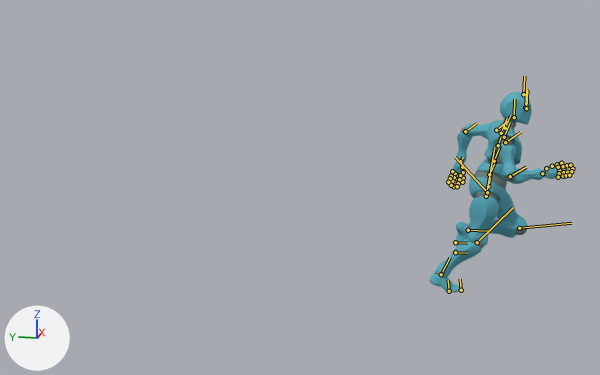
Renders of the FBX model GarryOlinda_P03/Assets/Animations/ybot@Running.fbx from each side of a commit.
Both versions are drawn from a 50 mm lens placed at (-6.81, -3.39, 2.54), pointed at (0.02, -2.02, 0.83). The lights are fixed; the arrows at lower left show +X, +Y and +Z. Both versions are drawn at frame 20 of the action 'mixamo.com'; the numbers are the values there. The bones that bend it are drawn over the model as lines.

In view in the first picture: 'Alpha_Joints', 'Alpha_Surface'.
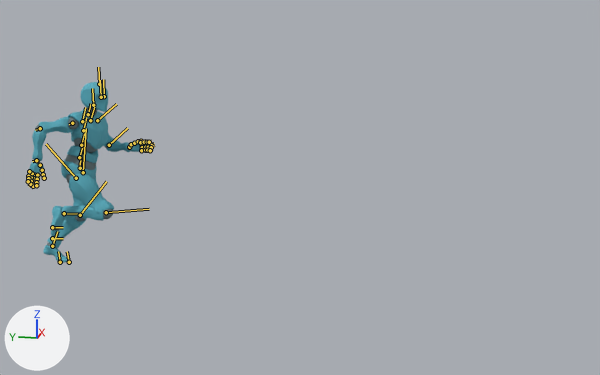
What differs and where, as boxes (x1, y1, x2, y2) in the pictures (600 x 375 px):
'Alpha_Surface', posed (13% narrower, 10% shorter)
    before: (429, 92, 573, 293)
    after: (27, 82, 152, 263)
'Alpha_Joints', posed (10% narrower)
    before: (435, 119, 569, 277)
    after: (28, 107, 149, 263)
bone 'mixamorig:Hips', root to tip
    before: (488, 186) to (491, 173)
    after: (80, 168) to (80, 156)
bone 'mixamorig:Spine', root to tip
    before: (489, 174) to (495, 161)
    after: (79, 157) to (83, 145)
bone 'mixamorig:Spine1', root to tip
    before: (494, 161) to (500, 146)
    after: (81, 145) to (85, 131)
bone 'mixamorig:Spine2', root to tip
    before: (498, 145) to (503, 131)
    after: (83, 130) to (86, 117)
bone 'mixamorig:Neck', root to tip
    before: (505, 128) to (510, 115)
    after: (88, 114) to (91, 103)
bone 'mixamorig:Head', root to tip
    before: (514, 117) to (514, 99)
    after: (93, 105) to (92, 88)
bone 'mixamorig:LeftShoulder', root to tip
    before: (501, 133) to (507, 118)
    after: (90, 120) to (94, 107)
bone 'mixamorig:LeftArm', root to tip
    before: (496, 130) to (507, 121)
    after: (97, 120) to (116, 104)
bone 'mixamorig:LeftForeArm', root to tip
    before: (465, 131) to (477, 123)
    after: (109, 145) to (127, 128)
bone 'mixamorig:LeftHand', root to tip
    before: (460, 161) to (463, 157)
    after: (129, 147) to (134, 143)
bone 'mixamorig:LeftHandThumb1', root to tip
    before: (462, 167) to (463, 165)
    after: (131, 144) to (132, 142)
bone 'mixamorig:RightShoulder', root to tip
    before: (504, 137) to (510, 122)
    after: (82, 121) to (85, 107)
bone 'mixamorig:RightArm', root to tip
    before: (505, 142) to (520, 132)
    after: (72, 123) to (69, 124)
bone 'mixamorig:RightForeArm', root to tip
    before: (510, 176) to (526, 167)
    after: (40, 128) to (35, 130)
bone 'mixamorig:RightHand', root to tip
    before: (542, 173) to (545, 174)
    after: (36, 160) to (32, 161)
bone 'mixamorig:RightHandThumb1', root to tip
    before: (546, 168) to (546, 169)
    after: (40, 165) to (38, 165)
bone 'mixamorig:RightHandThumb3', root to tip
    before: (557, 164) to (556, 164)
    after: (43, 174) to (42, 174)
bone 'mixamorig:RightUpLeg', root to tip
    before: (486, 196) to (494, 148)
    after: (76, 178) to (46, 144)
bone 'mixamorig:RightLeg', root to tip
    before: (477, 242) to (513, 207)
    after: (106, 212) to (149, 209)
bone 'mixamorig:RightFoot', root to tip
    before: (441, 274) to (450, 257)
    after: (64, 213) to (81, 214)
bone 'mixamorig:RightToeBase', root to tip
    before: (449, 291) to (448, 280)
    after: (52, 227) to (63, 227)
bone 'mixamorig:LeftUpLeg', root to tip
    before: (487, 192) to (455, 157)
    after: (83, 172) to (86, 128)
bone 'mixamorig:LeftLeg', root to tip
    before: (519, 228) to (571, 223)
    after: (80, 215) to (106, 181)
bone 'mixamorig:LeftFoot', root to tip
    before: (468, 230) to (488, 231)
    after: (52, 246) to (57, 231)
bone 'mixamorig:LeftToeBase', root to tip
    before: (455, 242) to (467, 243)
    after: (60, 262) to (58, 251)

The edits, one by one:
Bone 'mixamorig:Hips' (bone_mixamorig_hips) moves from (0.4, -7.7, 360.0) to (-0.4, -7.7, 0.6).
Bone 'mixamorig:Hips' (bone_mixamorig_hips) turns from (8, -6, -4) to (8, 6, 4) degrees about its own x, y and z.
Bone 'mixamorig:Spine' (bone_mixamorig_spine) turns from (14, 14, 4) to (14, -14, -4) degrees about its own x, y and z.
Bone 'mixamorig:Spine1' (bone_mixamorig_spine1) turns from (-3, 2, 1) to (-3, -2, -1) degrees about its own x, y and z.
Bone 'mixamorig:Spine2' (bone_mixamorig_spine2) turns from (-3, 2, 1) to (-3, -2, -1) degrees about its own x, y and z.
Bone 'mixamorig:Neck' (bone_mixamorig_neck) turns from (5, -2, -3) to (5, 2, 3) degrees about its own x, y and z.
Bone 'mixamorig:Head' (bone_mixamorig_head) turns from (-20, -6, 2) to (-20, 6, -2) degrees about its own x, y and z.
Bone 'mixamorig:LeftShoulder' (bone_mixamorig_leftshoulder) turns from (3, -8, -5) to (2, -5, -4) degrees about its own x, y and z.
Bone 'mixamorig:LeftArm' (bone_mixamorig_leftarm) turns from (37, 54, -43) to (-1, -16, -51) degrees about its own x, y and z.
Bone 'mixamorig:LeftForeArm' (bone_mixamorig_leftforearm) turns from (0, -72, 0) to (0, -92, 0) degrees about its own x, y and z.
Bone 'mixamorig:LeftHand' (bone_mixamorig_lefthand) turns from (-10, 4, -2) to (-14, 0, 21) degrees about its own x, y and z.
Bone 'mixamorig:LeftHandThumb1' (bone_mixamorig_lefthandthumb1) turns from (-1, 4, 6) to (3, 10, 14) degrees about its own x, y and z.
Bone 'mixamorig:RightShoulder' (bone_mixamorig_rightshoulder) turns from (2, 5, 4) to (3, 8, 5) degrees about its own x, y and z.
Bone 'mixamorig:RightArm' (bone_mixamorig_rightarm) turns from (-1, 16, 51) to (37, -54, 43) degrees about its own x, y and z.
Bone 'mixamorig:RightForeArm' (bone_mixamorig_rightforearm) turns from (0, 92, 0) to (0, 72, 0) degrees about its own x, y and z.
Bone 'mixamorig:RightHand' (bone_mixamorig_righthand) turns from (-15, 0, -21) to (-10, -4, 2) degrees about its own x, y and z.
Bone 'mixamorig:RightHandThumb1' (bone_mixamorig_righthandthumb1) turns from (2, -10, -15) to (-1, -4, -6) degrees about its own x, y and z.
Bone 'mixamorig:RightHandThumb3' (bone_mixamorig_righthandthumb3) turns from (-2, 0, -4) to (-1, 0, -2) degrees about its own x, y and z.
Bone 'mixamorig:RightUpLeg' (bone_mixamorig_rightupleg) turns from (-1, -5, 6) to (-51, -8, -6) degrees about its own x, y and z.
Bone 'mixamorig:RightLeg' (bone_mixamorig_rightleg) turns from (34, 9, 2) to (125, 3, -7) degrees about its own x, y and z.
Bone 'mixamorig:RightFoot' (bone_mixamorig_rightfoot) turns from (-16, 6, -9) to (5, -2, -6) degrees about its own x, y and z.
Bone 'mixamorig:RightToeBase' (bone_mixamorig_righttoebase) turns from (-31, 0, 0) to (0, 0, 0) degrees about its own x, y and z.
Bone 'mixamorig:LeftUpLeg' (bone_mixamorig_leftupleg) turns from (-51, 8, 5) to (-1, 5, -6) degrees about its own x, y and z.
Bone 'mixamorig:LeftLeg' (bone_mixamorig_leftleg) turns from (125, -3, 7) to (33, -9, -2) degrees about its own x, y and z.
Bone 'mixamorig:LeftFoot' (bone_mixamorig_leftfoot) turns from (5, 2, 6) to (-15, -6, 10) degrees about its own x, y and z.
Bone 'mixamorig:LeftToeBase' (bone_mixamorig_lefttoebase) turns from (0, 0, 0) to (-31, 0, 0) degrees about its own x, y and z.
